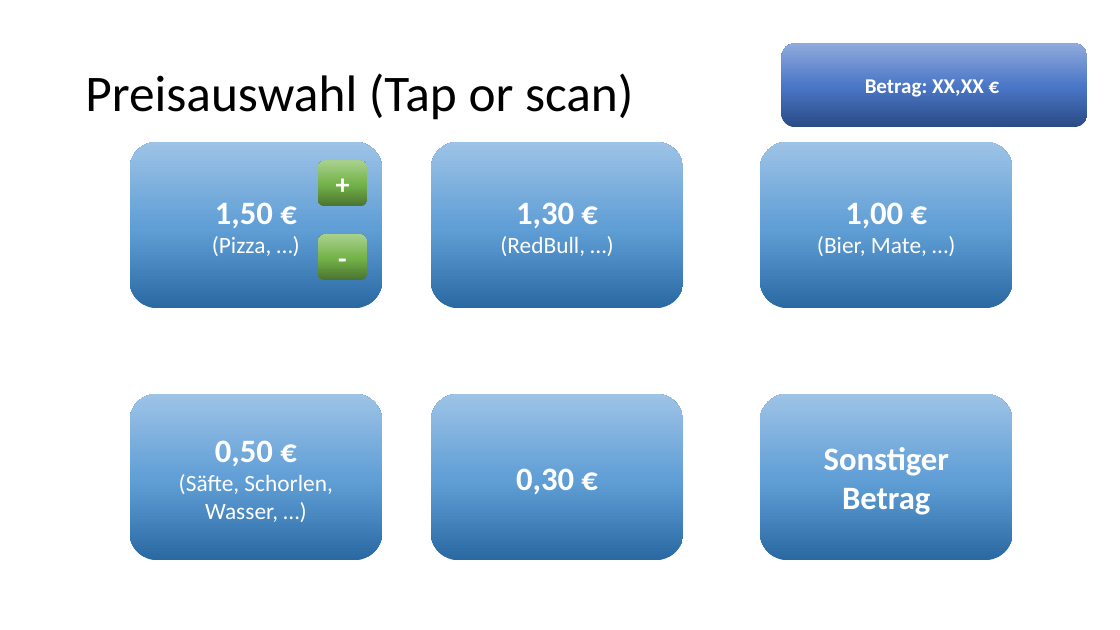
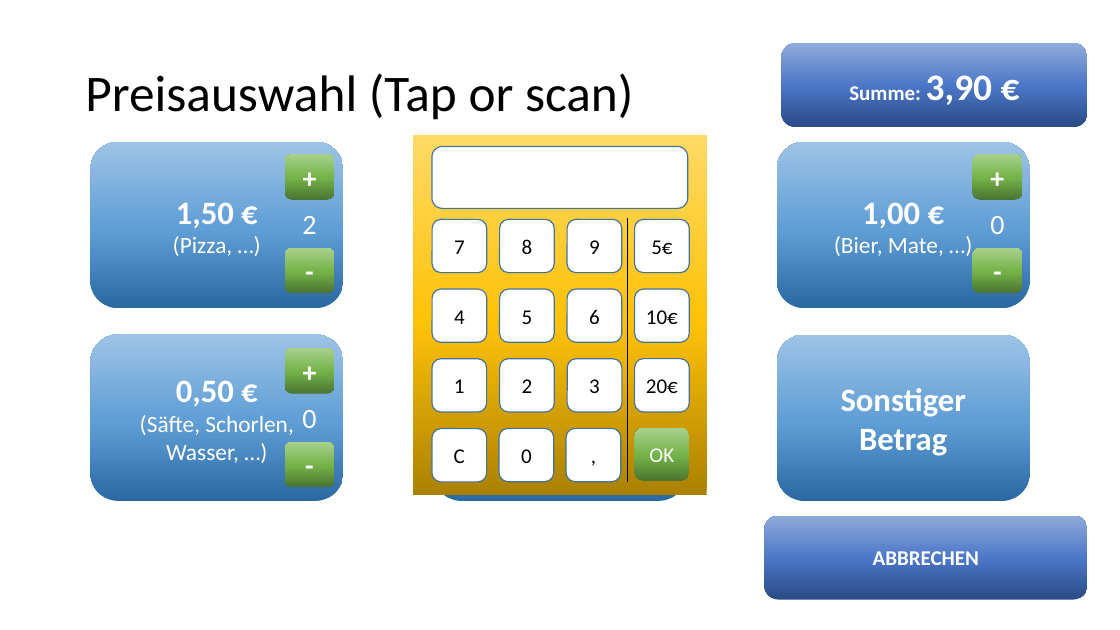
Before and after one commit to cynt4k/prepaid-list, a slide deck: slide 2 of documentation/Getraenkeabrechnung.pptx (slide 3 before the commit). Drawn at 1120x630 pixels with LibreOffice and Linux fonts; fonts in the diff are those of the drawing. Boxes give left, top, right and bottom in pixels: in the first picture for what was removed or moved away, otherwise in the second. Text is boxed around its words. In the diff, an @@ line names an element or a change of style, - is before the commit and + after.

```diff
--- a/documentation/Getraenkeabrechnung.pptx
+++ b/documentation/Getraenkeabrechnung.pptx
@@ text in rounded rectangle at (849,75,992,105): text changed @@
-Betrag: XX,XX €
+Summe: 3,90 €
@@ rounded rectangle "1,50 € (Pizza, …)": place and size @@
-rounded rectangle "1,50 € (Pizza, …)" at (129,142,382,308)
+rounded rectangle "1,50 € (Pizza, …)" at (91,142,344,308)
@@ rounded rectangle "1,00 € (Bier, Mate, …)": place and size @@
-rounded rectangle "1,00 € (Bier, Mate, …)" at (760,142,1013,308)
+rounded rectangle "1,00 € (Bier, Mate, …)" at (777,142,1030,308)
@@ rounded rectangle "+": place and size @@
-rounded rectangle "+" at (318,160,367,206)
+rounded rectangle "+" at (285,154,334,199)
@@ rounded rectangle added at (973,154,1023,199), fill gradient #4B7430 to #74B349 to #A9D18E, 24 pt, text #FFFFFF, bold @@
++
@@ text added at (302,216,316,234), 24 pt, text #FFFFFF @@
+2
@@ group added at (413,135,707,495): 16 rounded rectangles, 1 rectangle, 1 line @@
+1
+4
+6
+5
+7
+8
+9
+3
+2
+5€
+10€
+20€
+0
+C
+,
@@ text added at (644,211,658,241), 24 pt, text #FFFFFF @@
+0
@@ text added at (990,216,1004,234), 24 pt, text #FFFFFF @@
+0
@@ rounded rectangle "-": place and size @@
-rounded rectangle "-" at (318,234,367,280)
+rounded rectangle "-" at (285,248,334,293)
@@ rounded rectangle added at (626,248,676,293), fill gradient #4B7430 to #74B349 to #A9D18E, 24 pt, text #FFFFFF, bold @@
+-
@@ rounded rectangle added at (973,248,1023,293), fill gradient #4B7430 to #74B349 to #A9D18E, 24 pt, text #FFFFFF, bold @@
+-
@@ rounded rectangle "0,50 €": place and size @@
-rounded rectangle "0,50 €" at (129,394,382,560)
+rounded rectangle "0,50 €" at (91,334,344,501)
@@ rounded rectangle added at (285,348,334,393), fill gradient #4B7430 to #74B349 to #A9D18E, 24 pt, text #FFFFFF, bold @@
++
@@ rounded rectangle "0,30 € (Kaffee)": place and size @@
-rounded rectangle "0,30 € (Kaffee)" at (431,394,684,560)
+rounded rectangle "0,30 € (Kaffee)" at (434,334,686,501)
@@ text added at (626,348,676,393), 24 pt, text #FFFFFF, bold @@
++
@@ rounded rectangle "Sonstiger Betrag": place and size @@
-rounded rectangle "Sonstiger Betrag" at (760,394,1013,560)
+rounded rectangle "Sonstiger Betrag" at (777,334,1030,501)
@@ text added at (302,410,316,428), 24 pt, text #FFFFFF @@
+0
@@ text in rounded rectangle at (519,390,596,452): text changed; size 28 to 20 pt; bold off @@
-0,30 €
+0,30 €
+(Kaffee)
@@ text added at (644,405,658,435), 24 pt, text #FFFFFF @@
+3
@@ rounded rectangle added at (285,442,334,487), fill gradient #4B7430 to #74B349 to #A9D18E, 24 pt, text #FFFFFF, bold @@
+-
@@ text added at (626,442,676,487), 24 pt, text #FFFFFF, bold @@
+-
@@ rounded rectangle added at (634,428,689,481), fill gradient #4B7430 to #74B349 to #A9D18E, 18 pt, text #FFFFFF @@
+OK
@@ rounded rectangle added at (765,516,1088,600), fill gradient #2A4B86 to #4A76C6 to #8FAADC, 18 pt, text #FFFFFF, bold @@
+ABBRECHEN
```
Also in this commit, not shown: 4 other slides changed, 1 slide removed.
